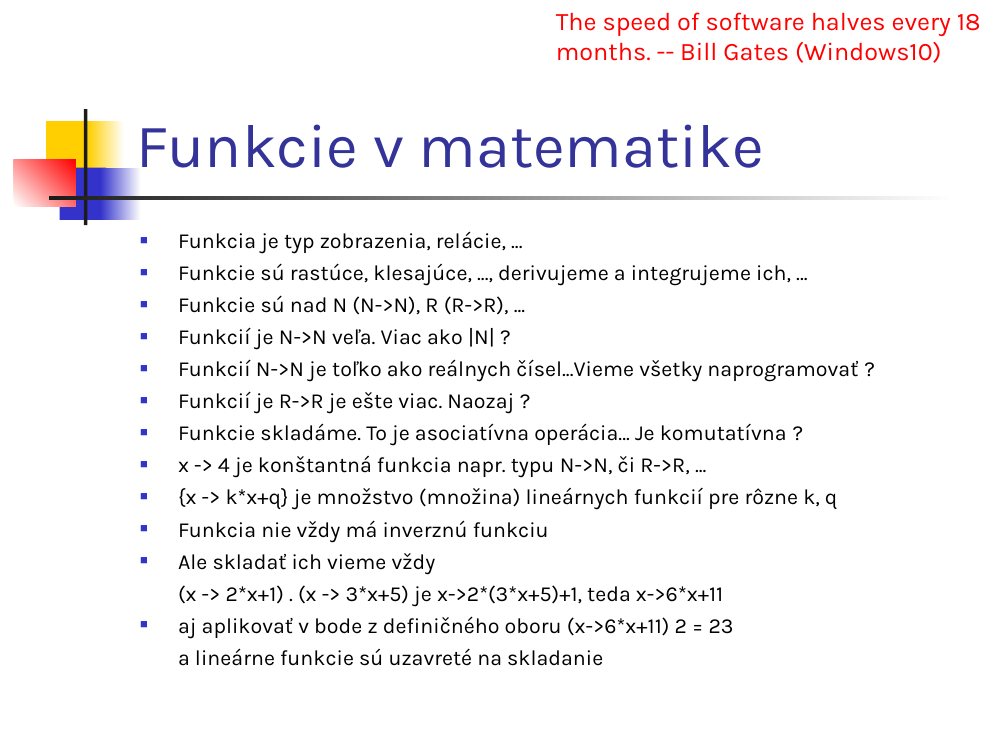
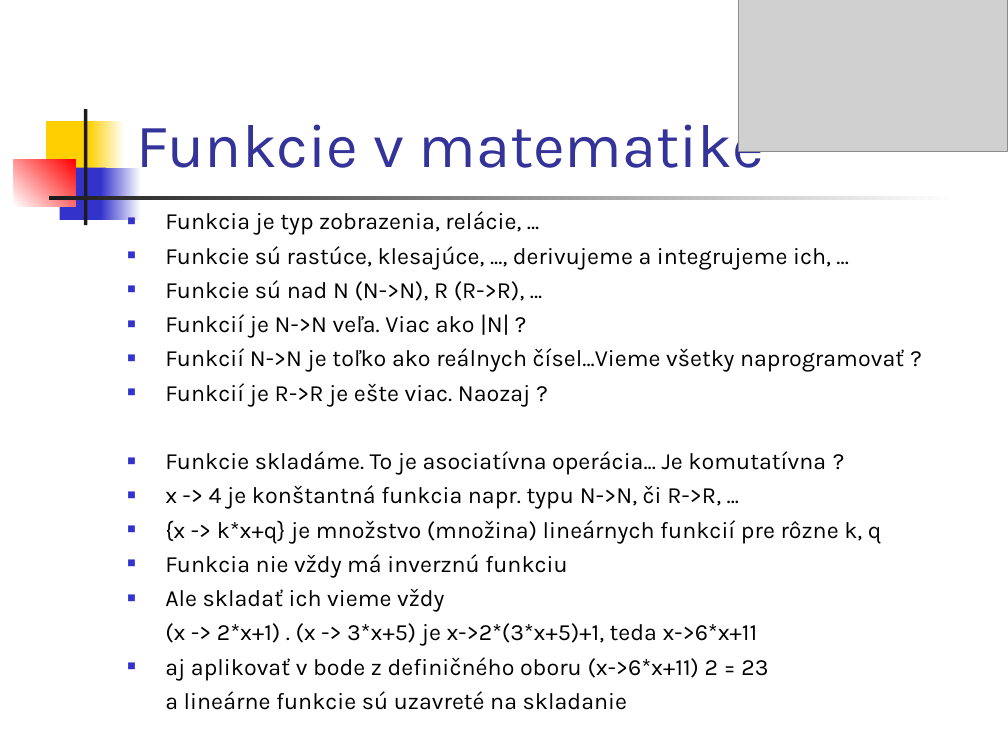
Before and after one commit to Funkcionalne/Prednasky, a slide deck: slide 5 of 01/01_fpro.ppt. Drawn at 1008x756 pixels with LibreOffice and Linux fonts; fonts in the diff are those of the drawing; grey boxes stand for pictures. Boxes give left, top, right and bottom in pixels: in the first picture for what was removed or moved away, otherwise in the second. Text is boxed around its words. In the diff, an @@ line names an element or a change of style, - is before the commit and + after.

```diff
--- a/01/01_fpro.ppt
+++ b/01/01_fpro.ppt
@@ text removed at [556,12,981,63] @@
-The speed of software halves every 18 months. -- Bill Gates (Windows10)
@@ picture added at [739,0,1008,151] @@
@@ text "Funkcia je typ zobrazenia, relácie, ...": place and size @@
-text "Funkcia je typ zobrazenia, relácie, ..." at [178,231,858,666]
+text "Funkcia je typ zobrazenia, relácie, ..." at [165,211,904,710]
@@ text "Funkcia je typ zobrazenia, relácie, ..." at [165,211,904,710]: size 15.3 to 16.6 pt @@
```
Also in this commit, not shown: 13 other slides changed, 1 slide added, 2 other files.
